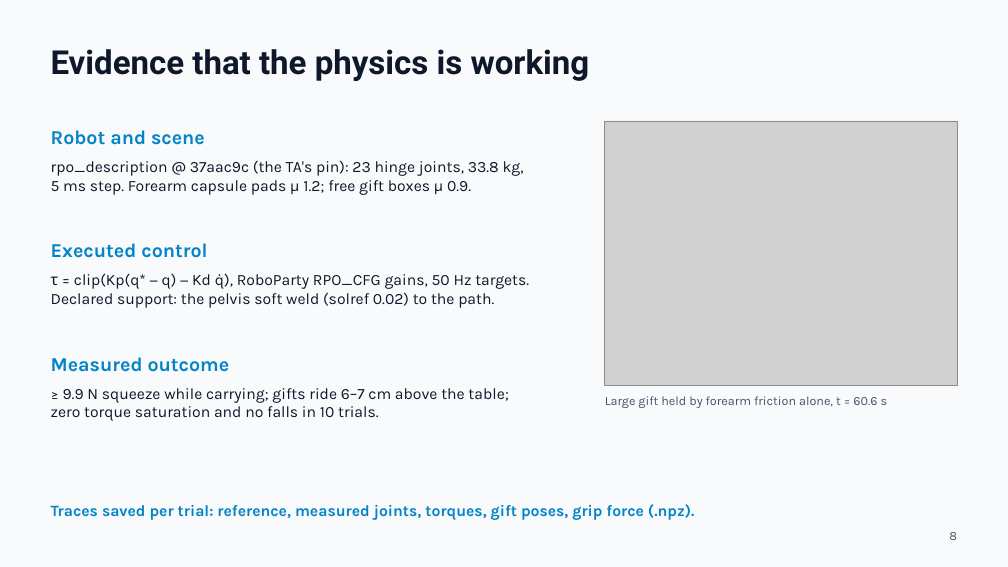
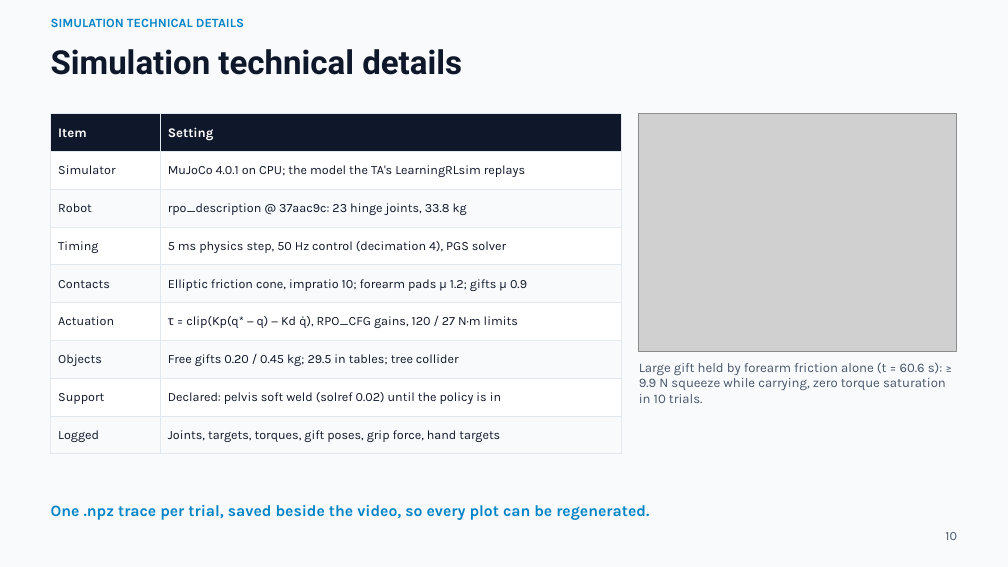
Before and after one commit to thebestjuan1738/SantaDisplayRoboto, a slide deck: slide 10 of slides/SantaBot_Stage2_Simulation_Review.pptx (slide 8 before the commit). Drawn at 1008x567 pixels with LibreOffice and Linux fonts; fonts in the diff are those of the drawing; grey boxes stand for pictures. Boxes give left, top, right and bottom in pixels: in the first picture for what was removed or moved away, otherwise in the second. Text is boxed around its words. In the diff, an @@ line names an element or a change of style, - is before the commit and + after.

```diff
--- a/slides/SantaBot_Stage2_Simulation_Review.pptx
+++ b/slides/SantaBot_Stage2_Simulation_Review.pptx
@@ text added at (51, 18, 244, 27), 12 pt, text #0284C7, bold @@
+SIMULATION TECHNICAL DETAILS
@@ text at (51, 49, 462, 75): text changed @@
-Evidence that the physics is working
+Simulation technical details
@@ table added at (51, 113, 622, 454), 9 rows, 2 columns @@
+Item | Setting
+Simulator | MuJoCo 4.0.1 on CPU; the model the TA's LearningRLsim replays
+Robot | rpo_description @ 37aac9c: 23 hinge joints, 33.8 kg
+Timing | 5 ms physics step, 50 Hz control (decimation 4), PGS solver
+Contacts | Elliptic friction cone, impratio 10; forearm pads μ 1.2; gifts μ 0.9
+Actuation | τ = clip(Kp(q* − q) − Kd q̇), RPO_CFG gains, 120 / 27 N·m limits
+Objects | Free gifts 0.20 / 0.45 kg; 29.5 in tables; tree collider
+Support | Declared: pelvis soft weld (solref 0.02) until the policy is in
+Logged | Joints, targets, torques, gift poses, grip force, hand targets
@@ picture: place and size @@
-picture at (605, 121, 958, 386)
+picture at (639, 113, 957, 352)
@@ text removed at (51, 130, 205, 145) @@
-Robot and scene
@@ text removed at (51, 160, 524, 195) @@
-rpo_description @ 37aac9c (the TA's pin): 23 hinge joints, 33.8 kg,
-5 ms step. Forearm capsule pads μ 1.2; free gift boxes μ 0.9.
@@ text removed at (51, 243, 207, 258) @@
-Executed control
@@ text removed at (51, 273, 529, 308) @@
-τ = clip(Kp(q* − q) − Kd q̇), RoboParty RPO_CFG gains, 50 Hz targets.
-Declared support: the pelvis soft weld (solref 0.02) to the path.
@@ text removed at (51, 357, 230, 372) @@
-Measured outcome
@@ text removed at (51, 388, 508, 421) @@
-≥ 9.9 N squeeze while carrying; gifts ride 6–7 cm above the table;
-zero torque saturation and no falls in 10 trials.
@@ text at (639, 362, 946, 403): text changed; size 12 to 12.5 pt @@
-Large gift held by forearm friction alone, t = 60.6 s
+Large gift held by forearm friction alone (t = 60.6 s): ≥ 9.9 N squeeze while carrying, zero torque saturation in 10 trials.
@@ text at (51, 505, 649, 520): text changed @@
-Traces saved per trial: reference, measured joints, torques, gift poses, grip force (.npz).
+One .npz trace per trial, saved beside the video, so every plot can be regenerated.
@@ text at (945, 532, 957, 540): text changed @@
-8
+10
```
Also in this commit, not shown: 9 other slides changed, 3 slides added, 6 other files.
